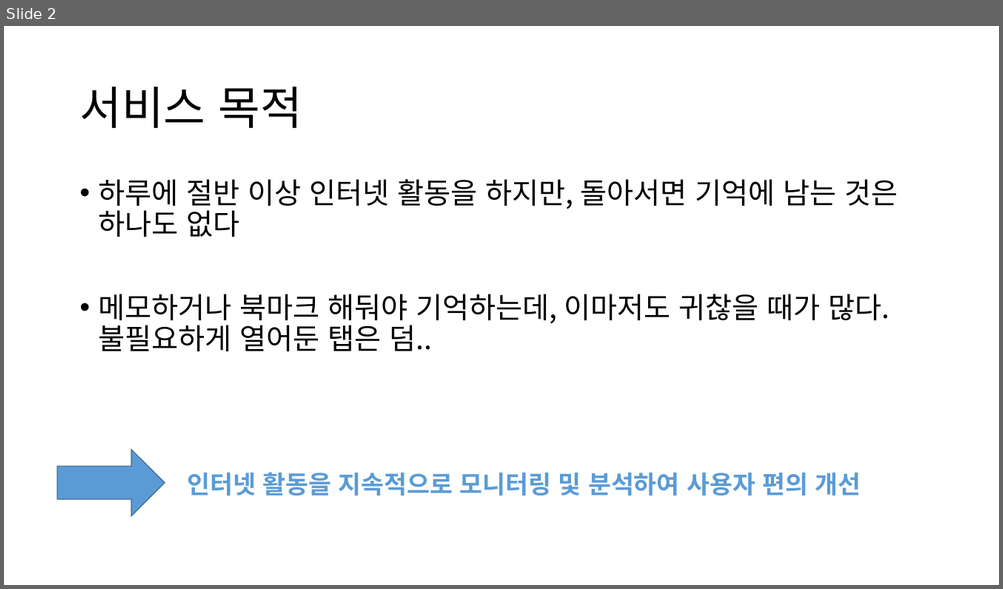
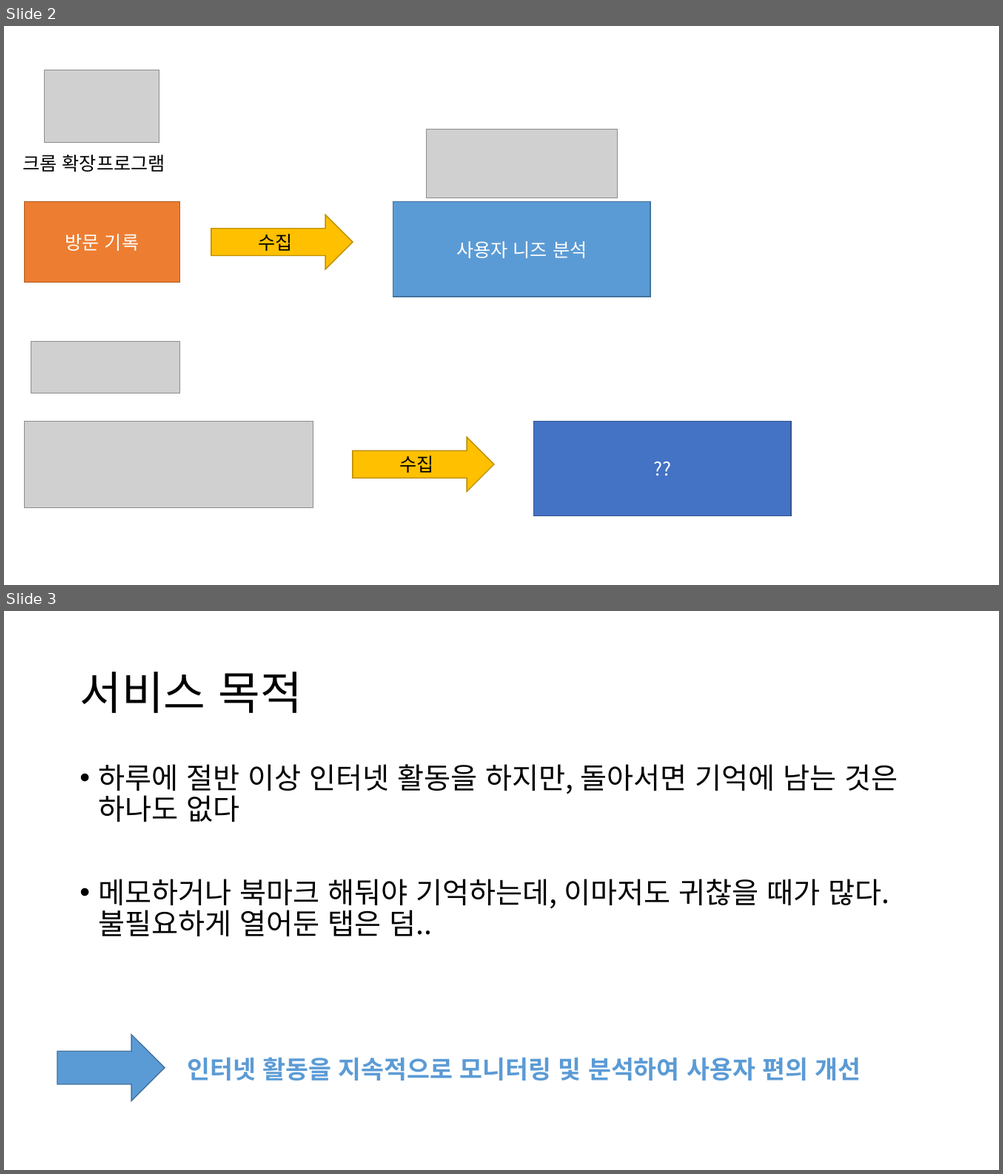
Before and after one commit to HeyHO2154/Id, a slide deck: 시스템 설계도.pptx. Shown one above the other, each under a label of ours: slide 2 before the commit, slides 2 and 3 after it. The pictures are 1003x589 and 1003x1174 pixels, drawn with LibreOffice and Linux fonts; fonts in the diff are those of the drawing; grey boxes stand for pictures. Boxes give left, top, right and bottom in pixels: in the first picture for what was removed or moved away, otherwise in the second. Text is boxed around its words. In the diff, an @@ line names an element or a change of style, - is before the commit and + after.

Commit message:
방문기록 가시화

```diff
--- a/시스템 설계도.pptx
+++ b/시스템 설계도.pptx
@@ slide 2 added at (4, 26, 999, 585), background #FFFFFF @@
@@ picture added at (44, 70, 159, 142) @@
@@ picture added at (427, 129, 617, 198) @@
@@ text added at (22, 155, 165, 172), 18 pt, text #000000 @@
+크롬 확장프로그램
@@ rectangle added at (24, 202, 179, 283), fill #ED7D31, outline #AF5C24 1 pt, 18 pt, text #FFFFFF @@
+방문 기록
@@ rectangle added at (392, 202, 650, 297), fill #5B9BD5, outline #43739E 1 pt, 18 pt, text #FFFFFF @@
+사용자 니즈 분석
@@ right arrow added at (211, 215, 353, 269), fill #FFC000, outline #BD8E00 1 pt, 18 pt, text #000000 @@
+수집
@@ picture added at (31, 342, 180, 394) @@
@@ picture added at (24, 421, 313, 508) @@
@@ rectangle added at (534, 421, 791, 516), fill #4472C4, outline #325491 1 pt, 18 pt, text #FFFFFF @@
+??
@@ right arrow added at (353, 438, 493, 492), fill #FFC000, outline #BD8E00 1 pt, 18 pt, text #000000 @@
+수집
@@ what was slide 2 is now slide 3 @@
```
Also in this commit, not shown: 1 other slide added, 1 slide removed, 5 other files.
